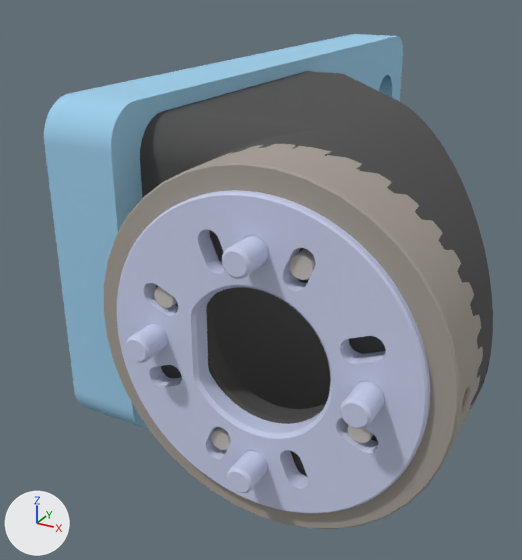
An edit to the COLLADA model meshes/soporte_alpha.dae, drawn before and after from the same camera.
The view is the same before and after, from a 50 mm camera at (0.005, -0.3371, -0.0112) aimed at (-0.0463, -0.2439, -0.0578). Lighting does not change. The marker at lower left points along +X, +Y and +Z. Where no turn or scale is listed for an object, it has been applied to the vertices.

Objects in the first picture: 'BOLT-CS-M3LX_BOLT-CS-M3L6', 'BOLT-CS-M3LX_BOLT-CS-M3L6.001', 'BOLT-CS-M3LX_BOLT-CS-M3L6.002', 'BOLT-CS-M3LX_BOLT-CS-M3L6.003', 'PIN-M-DXLX_PIN-M-D2P5L6', 'PIN-M-DXLX_PIN-M-D2P5L6.001', 'PIN-M-DXLX_PIN-M-D2P5L6.002', 'PIN-M-DXLX_PIN-M-D2P5L6.003', 'RS1-180', 'RS1-181', 'RS1-182', 'soporte_alpha'.
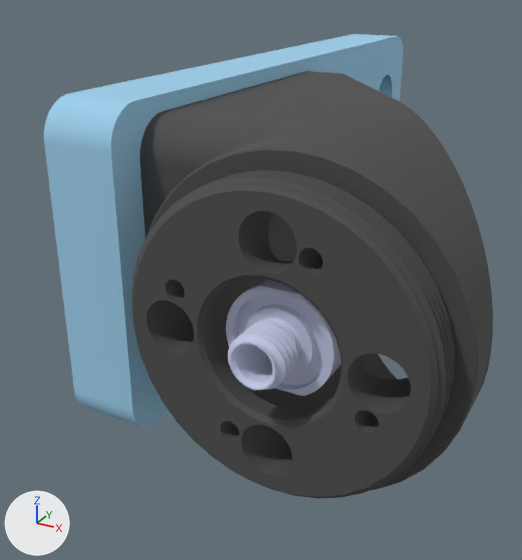
The newer file is also turned or shifted as a whole; pictures and numbers use the older file's frame.

Changed parts and their boxes (x1, y1, x2, y2) in the pictures (522 x 560 px):
'RS1-180', deleted: before (117, 190, 430, 513)
'RS1-181', deleted: before (104, 144, 483, 529)
'IE55-1200-BCR', added: after (226, 279, 341, 396)
'BOLT-CS-M3LX_BOLT-CS-M3L6', deleted: before (340, 381, 385, 429)
'BOLT-CS-M3LX_BOLT-CS-M3L6.001', deleted: before (222, 235, 269, 279)
'BOLT-CS-M3LX_BOLT-CS-M3L6.003', deleted: before (227, 450, 268, 493)
'BOLT-CS-M3LX_BOLT-CS-M3L6.002', deleted: before (126, 323, 168, 363)
'PIN-M-DXLX_PIN-M-D2P5L6.001', deleted: before (290, 249, 315, 280)
'PIN-M-DXLX_PIN-M-D2P5L6', deleted: before (211, 427, 231, 450)
'PIN-M-DXLX_PIN-M-D2P5L6.002', deleted: before (154, 286, 177, 308)
'PIN-M-DXLX_PIN-M-D2P5L6.003', deleted: before (347, 425, 374, 443)

The change in detail:
Mesh me_ie55_1200_bcr is new.
It has 9392 vertices, 18780 faces and spans x -0.0063..0.0063, y -0.0151..0.0044, z -0.0059..0.0059.
It uses material mat_id20 (white #cad1ed).
Object 'BOLT-CS-M3LX_BOLT-CS-M3L6' (ob_bolt_cs_m3lx_bolt_cs_m3l6) is deleted.
Object 'BOLT-CS-M3LX_BOLT-CS-M3L6.001' (ob_bolt_cs_m3lx_bolt_cs_m3l6_001) is deleted.
Object 'PIN-M-DXLX_PIN-M-D2P5L6' (ob_pin_m_dxlx_pin_m_d2p5l6) is deleted.
Object 'BOLT-CS-M3LX_BOLT-CS-M3L6.002' (ob_bolt_cs_m3lx_bolt_cs_m3l6_002) is deleted.
Object 'PIN-M-DXLX_PIN-M-D2P5L6.001' (ob_pin_m_dxlx_pin_m_d2p5l6_001) is deleted.
Object 'PIN-M-DXLX_PIN-M-D2P5L6.002' (ob_pin_m_dxlx_pin_m_d2p5l6_002) is deleted.
Object 'RS1-181' (ob_rs1_181) is deleted.
Object 'BOLT-CS-M3LX_BOLT-CS-M3L6.003' (ob_bolt_cs_m3lx_bolt_cs_m3l6_003) is deleted.
Object 'PIN-M-DXLX_PIN-M-D2P5L6.003' (ob_pin_m_dxlx_pin_m_d2p5l6_003) is deleted.
Object 'RS1-180' (ob_rs1_180) is deleted.
Object 'IE55-1200-BCR' (ob_ie55_1200_bcr) is new; it shows me_ie55_1200_bcr.
Its location is (-0.0256, -0.2681, -0.0476).
